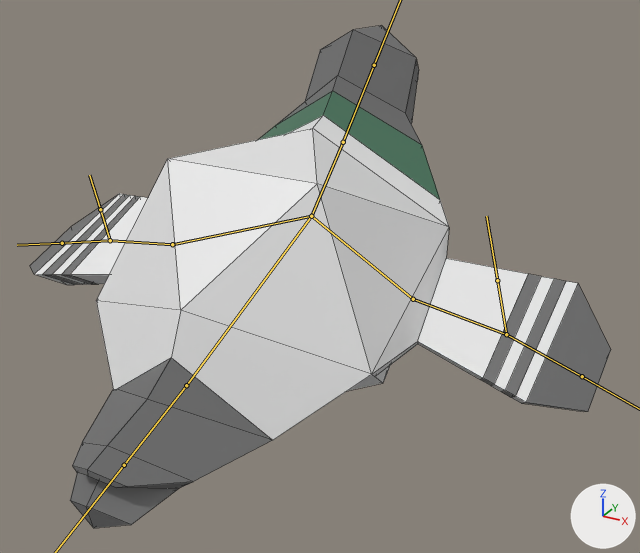
A saved change to the FBX model Assets/Models/pidgeon.fbx.
Rendered twice from a 50 mm camera at (2.88, -4.59, 3.5) aimed at (0.31, 0.07, 1.17). Arrows for +X, +Y and +Z are at lower right; the lights stay in place. The bones that bend it are drawn over the model as lines. Mesh edges are drawn as thin lines.

Names of what the first picture shows: 'Pudgey Pidgeon'.
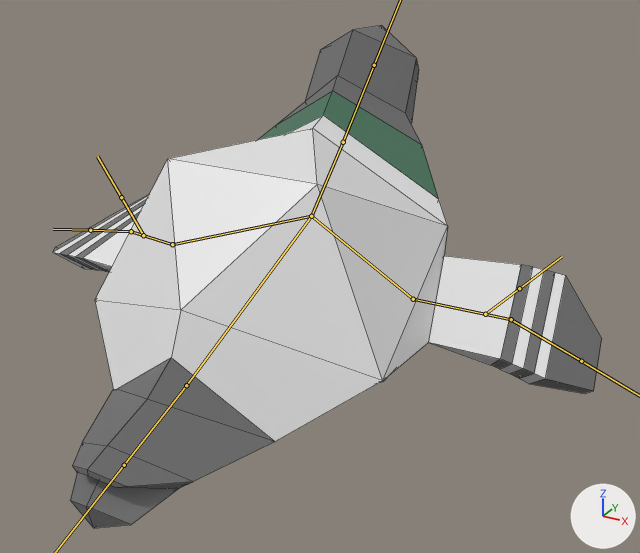
The newer file adds an action. The first version stands in its rest pose; the second is drawn at frame 1 of the action "Armature|i don't know how to delete this animation".

What differs and where, as boxes (x1, y1, x2, y2) in the pictures (640 x 553 px):
'Pudgey Pidgeon', posed: before (30, 25, 611, 528); after (53, 25, 602, 528)
bone 'Bone.007', root to tip: before (172, 244) to (110, 240); after (172, 244) to (131, 231)
bone 'Bone.008', root to tip: before (110, 240) to (62, 243); after (131, 231) to (90, 230)
bone 'Bone.006', root to tip: before (413, 299) to (506, 334); after (413, 299) to (511, 319)
bone 'Bone.009', root to tip: before (506, 334) to (582, 376); after (511, 319) to (581, 361)

The edits, one by one:
Bone 'Bone.007' (bone_bone_007) turns from (0, 0, 0) to (-19, -1, 10) degrees about its own x, y and z.
Bone 'Bone.008' (bone_bone_008) turns from (0, 0, 0) to (11, 10, -5) degrees about its own x, y and z.
Bone 'Bone.006' (bone_bone_006) turns from (0, 0, 0) to (-19, 7, -14) degrees about its own x, y and z.
Bone 'Bone.009' (bone_bone_009) turns from (0, 0, 0) to (16, -16, 1) degrees about its own x, y and z.
